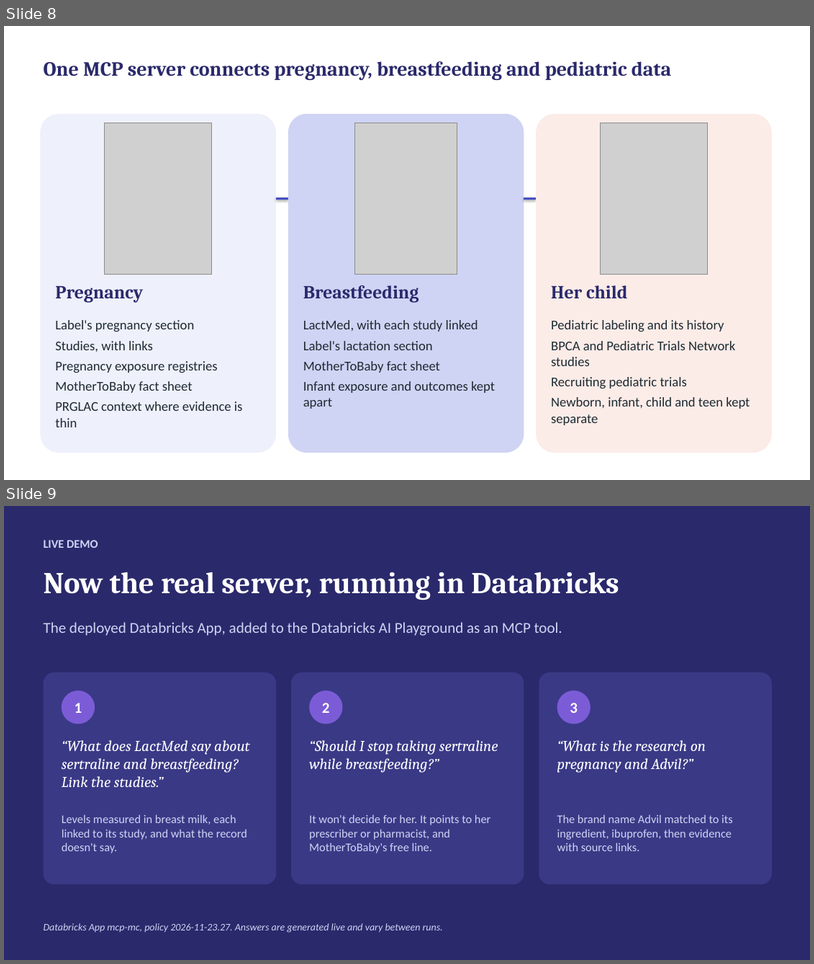
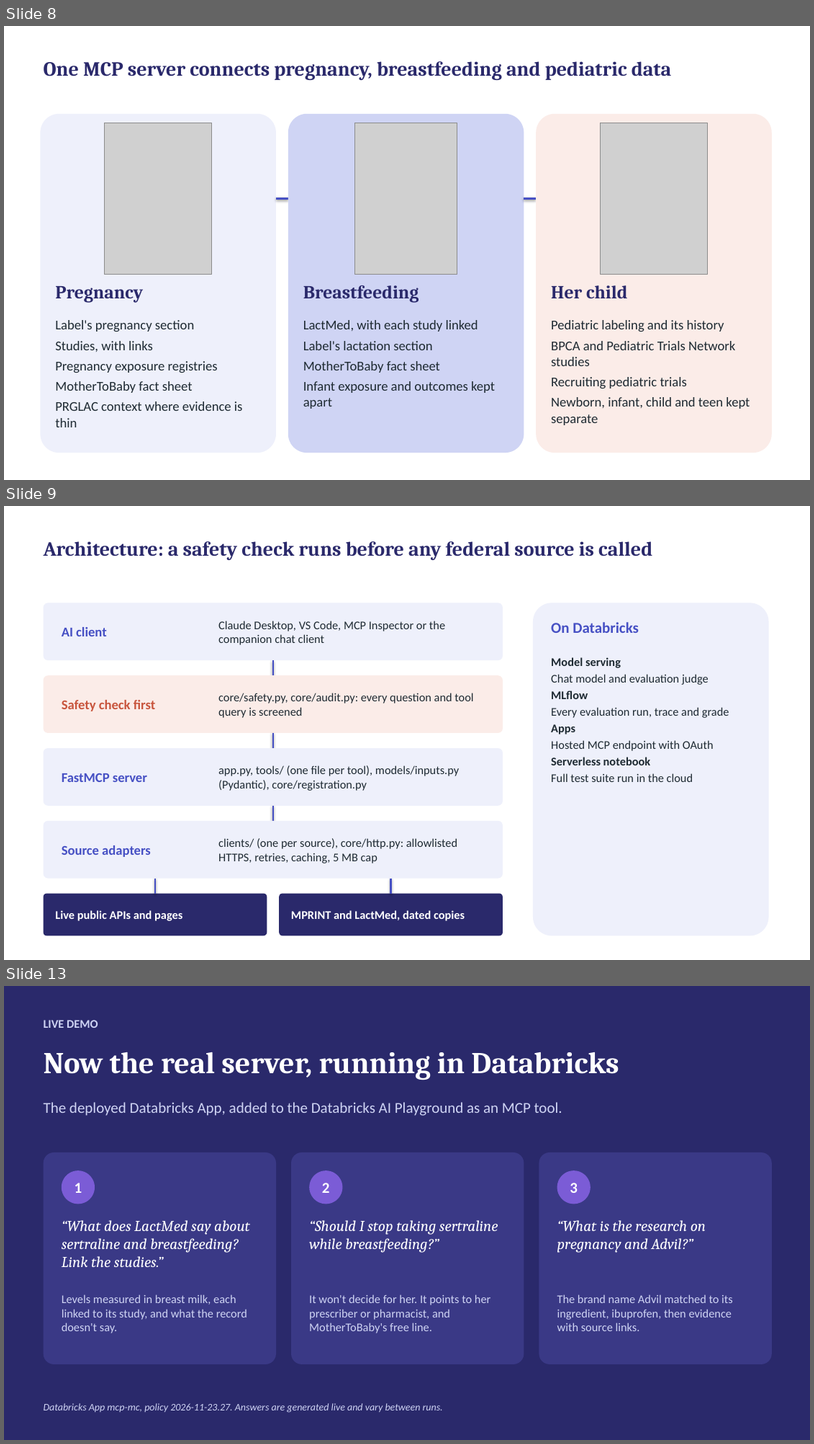
Before and after one commit to gpiat333/Parent-Child-Pharmacology-MCP, a slide deck: presentation/Parent-child Pharmacology MCP — Demo slides.pptx. Shown one above the other, each under a label of ours: slides 8 and 9 before the commit, slides 8, 9 and 13 after it; the slides between them are not shown. The pictures are 814x964 and 814x1444 pixels, drawn with LibreOffice and Linux fonts; fonts in the diff are those of the drawing; grey boxes stand for pictures. Boxes give left, top, right and bottom in pixels: in the first picture for what was removed or moved away, otherwise in the second. Text is boxed around its words. In the diff, an @@ line names an element or a change of style, - is before the commit and + after.

```diff
--- a/presentation/Parent-child Pharmacology MCP — Demo slides.pptx
+++ b/presentation/Parent-child Pharmacology MCP — Demo slides.pptx
@@ slide 9 added at (x1=4, y1=506, x2=810, y2=960), background #FFFFFF @@
@@ text added at (x1=44, y1=541, x2=653, y2=560), 24 pt, text #2A296B, bold @@
+Architecture: a safety check runs before any federal source is called
@@ rounded rectangle added at (x1=44, y1=602, x2=503, y2=660), fill #EEF0FB @@
@@ rounded rectangle added at (x1=533, y1=602, x2=769, y2=936), fill #EEF0FB @@
@@ text added at (x1=62, y1=627, x2=107, y2=636), 16 pt, text #4650C4, bold @@
+AI client
@@ text added at (x1=219, y1=620, x2=445, y2=645), 14 pt, text #1E2A32 @@
+Claude Desktop, VS Code, MCP Inspector or the companion chat client
@@ text added at (x1=551, y1=622, x2=639, y2=633), 18 pt, text #4650C4, bold @@
+On Databricks
@@ rounded rectangle added at (x1=44, y1=675, x2=503, y2=733), fill #FBECE8 @@
@@ line added from (273, 660) to (273, 675), #4650C4 2 pt @@
@@ text added at (x1=551, y1=657, x2=730, y2=782), 14 pt, text #1E2A32 @@
+Model serving
+Chat model and evaluation judge
+MLflow
+Every evaluation run, trace and grade
+Apps
+Hosted MCP endpoint with OAuth
+Serverless notebook
+Full test suite run in the cloud
@@ text added at (x1=62, y1=700, x2=155, y2=711), 16 pt, text #C8553D, bold @@
+Safety check first
@@ text added at (x1=219, y1=692, x2=473, y2=718), 14 pt, text #1E2A32 @@
+core/safety.py, core/audit.py: every question and tool query is screened
@@ line added from (273, 733) to (273, 748), #4650C4 2 pt @@
@@ rounded rectangle added at (x1=44, y1=748, x2=503, y2=806), fill #EEF0FB @@
@@ text added at (x1=62, y1=773, x2=147, y2=782), 16 pt, text #4650C4, bold @@
+FastMCP server
@@ text added at (x1=219, y1=765, x2=459, y2=790), 14 pt, text #1E2A32 @@
+app.py, tools/ (one file per tool), models/inputs.py (Pydantic), core/registration.py
@@ line added from (273, 806) to (273, 821), #4650C4 2 pt @@
@@ rounded rectangle added at (x1=44, y1=821, x2=503, y2=878), fill #EEF0FB @@
@@ text added at (x1=62, y1=845, x2=151, y2=857), 16 pt, text #4650C4, bold @@
+Source adapters
@@ text added at (x1=219, y1=838, x2=458, y2=863), 14 pt, text #1E2A32 @@
+clients/ (one per source), core/http.py: allowlisted HTTPS, retries, caching, 5 MB cap
@@ rounded rectangle added at (x1=44, y1=893, x2=267, y2=936), fill #2A296B @@
@@ line added from (155, 878) to (155, 893), #4650C4 2 pt @@
@@ rounded rectangle added at (x1=279, y1=893, x2=503, y2=936), fill #2A296B @@
@@ line added from (391, 878) to (391, 893), #4650C4 2 pt @@
@@ text added at (x1=55, y1=910, x2=183, y2=921), 14 pt, text #FFFFFF, bold @@
+Live public APIs and pages
@@ text added at (x1=291, y1=910, x2=465, y2=921), 14 pt, text #FFFFFF, bold @@
+MPRINT and LactMed, dated copies
@@ what was slide 9 is now slide 13 @@
```
Also in this commit, not shown: 4 other slides added, 2 other files.
